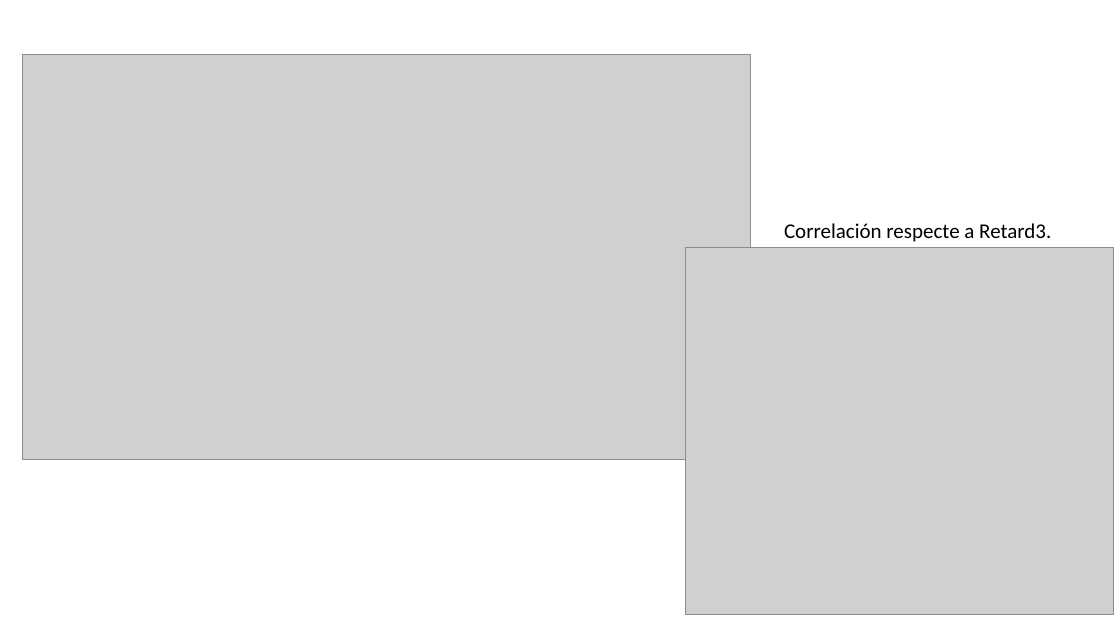
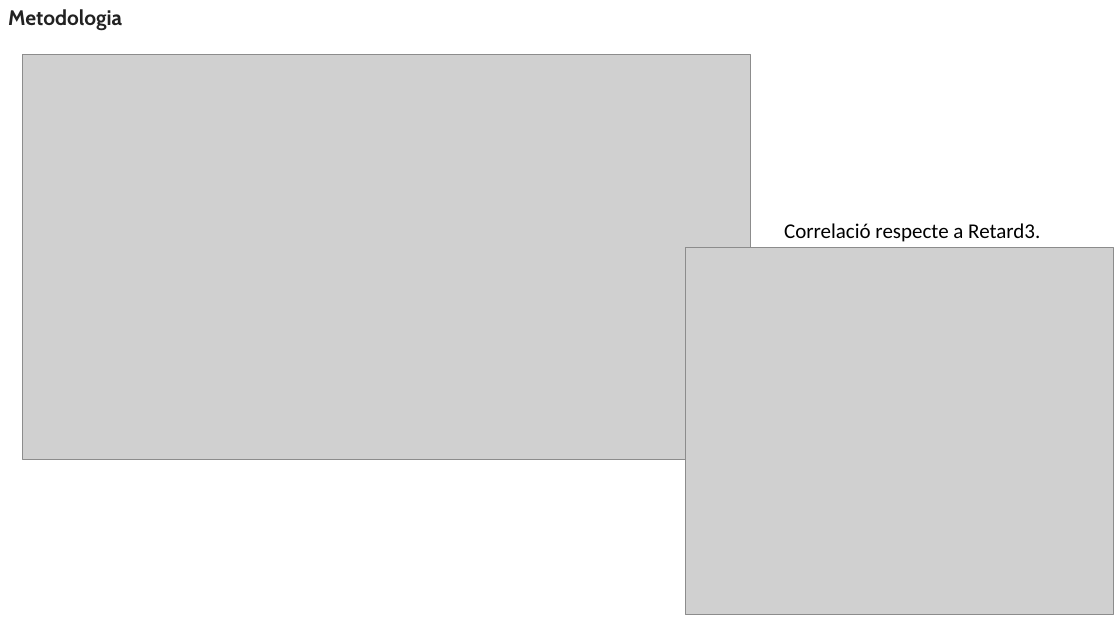
Before and after one commit to JMML2021/Entrega-projecte-final, a slide deck: slide 11 of 4 Presentación final.pptx (slide 10 before the commit). Drawn at 1120x630 pixels with LibreOffice and Linux fonts; fonts in the diff are those of the drawing; grey boxes stand for pictures; background and template pictures are left out. Boxes give left, top, right and bottom in pixels: in the first picture for what was removed or moved away, otherwise in the second. Text is boxed around its words. In the diff, an @@ line names an element or a change of style, - is before the commit and + after.

```diff
--- a/4 Presentación final.pptx
+++ b/4 Presentación final.pptx
@@ text added at bbox=[8, 9, 122, 31], 18 pt, text #222222, bold @@
+Metodologia
@@ text at bbox=[784, 223, 1040, 242]: text changed @@
-Correlación respecte a Retard3.
+Correlació respecte a Retard3.
```
Also in this commit, not shown: 8 other slides changed, 8 slides added, 5 slides removed.
